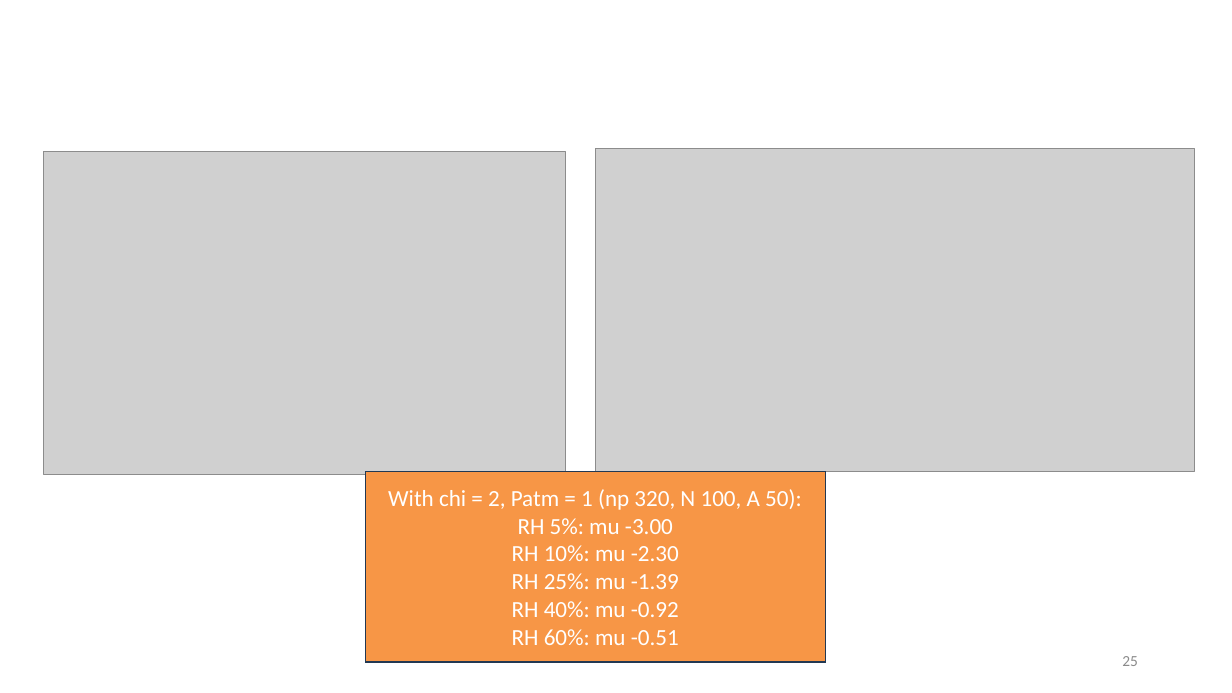
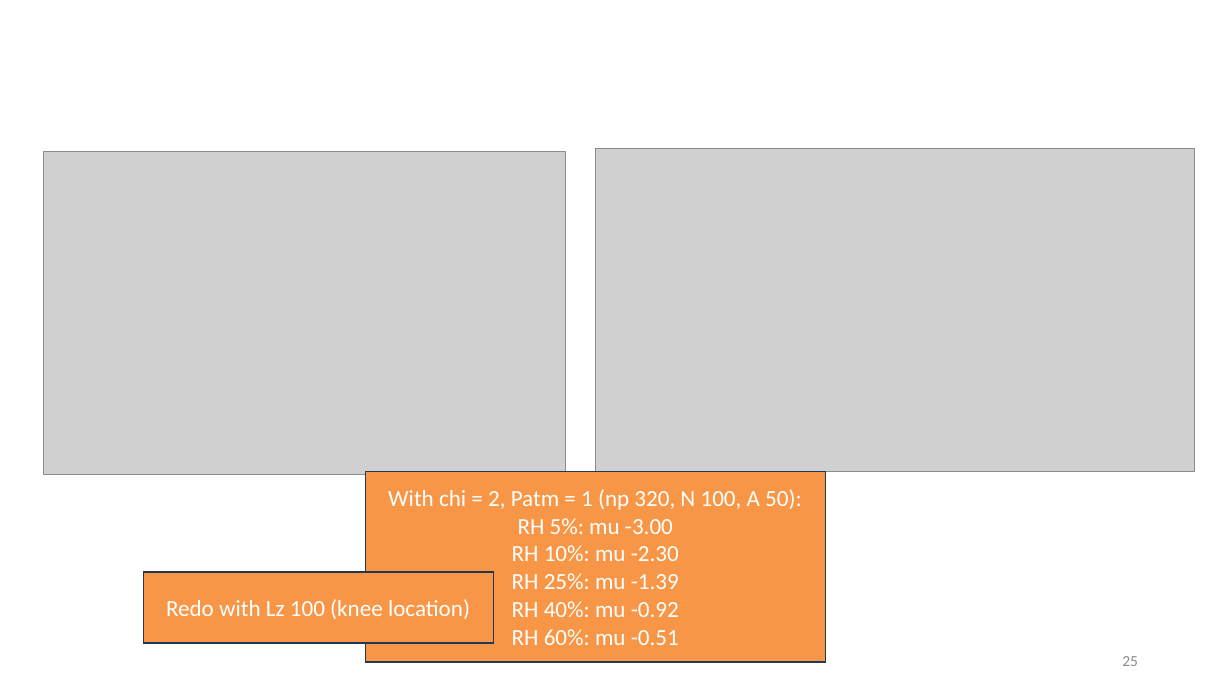
Before and after one commit to tyokokur/presentations, a slide deck: slide 25 of NAF.pptx. Drawn at 1232x693 pixels with LibreOffice and Linux fonts; fonts in the diff are those of the drawing; grey boxes stand for pictures; background and template pictures are left out. Boxes give left, top, right and bottom in pixels: in the first picture for what was removed or moved away, otherwise in the second. Text is boxed around its words. In the diff, an @@ line names an element or a change of style, - is before the commit and + after.

```diff
--- a/NAF.pptx
+++ b/NAF.pptx
@@ rectangle added at <box>143,572,494,643</box>, fill #F79646, outline #233953 1 pt, 18 pt, text #FFFFFF @@
+Redo with Lz 100 (knee location)
```
Also in this commit, not shown: 2 other slides changed.
